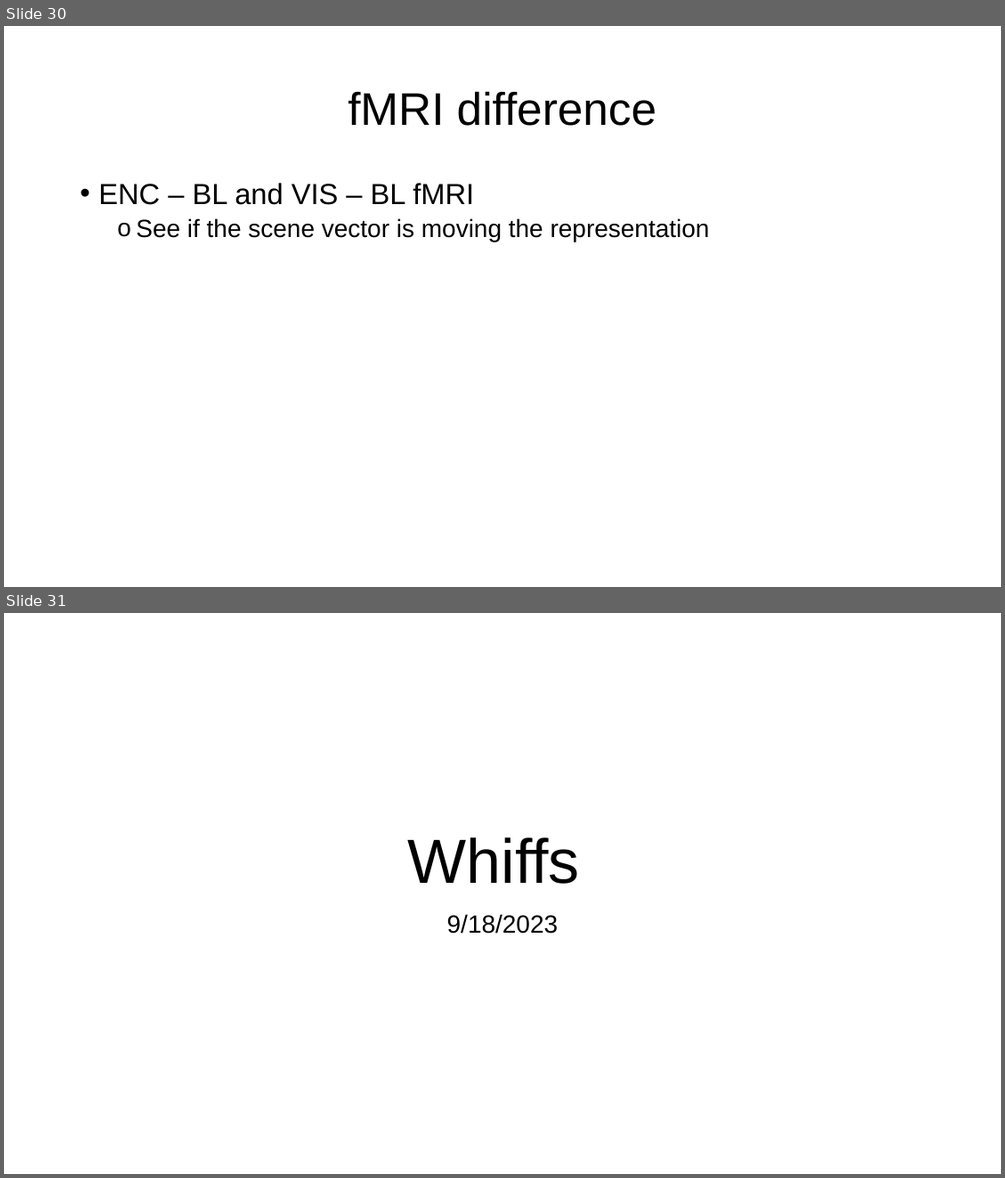
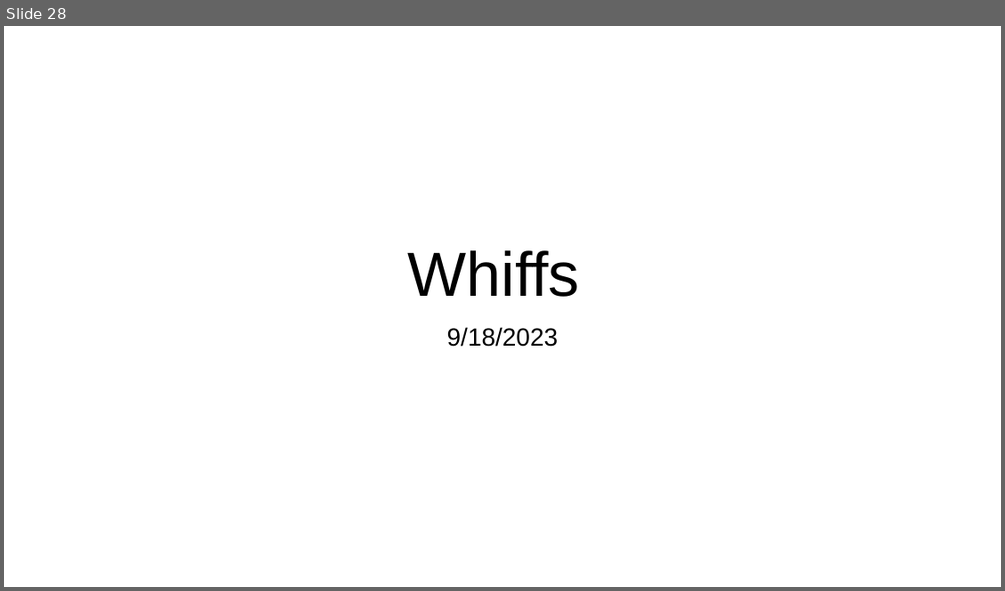
Before and after one commit to paulcbogdan/SchemeRep_PB, a slide deck: docs/SchemeRep_PB_Sep29.pptx. Shown one above the other, each under a label of ours: slides 30 and 31 before the commit, slide 28 after it. The pictures are 1005x1178 and 1005x591 pixels, drawn with LibreOffice and Linux fonts; fonts in the diff are those of the drawing. Boxes give left, top, right and bottom in pixels: in the first picture for what was removed or moved away, otherwise in the second. Text is boxed around its words. In the diff, an @@ line names an element or a change of style, - is before the commit and + after.

```diff
--- a/docs/SchemeRep_PB_Sep29.pptx
+++ b/docs/SchemeRep_PB_Sep29.pptx
@@ slide 30 removed at [4, 26, 1001, 587], background #FFFFFF @@
@@ title removed at [348, 91, 656, 126] @@
-fMRI difference
@@ text removed at [98, 183, 710, 241] @@
-• ENC – BL and VIS – BL fMRI
-  o See if the scene vector is moving the representation
@@ what was slide 31 is now slide 28 @@
```
Also in this commit, not shown: 9 slides changed, 1 slide added, 3 other slides removed, 22 other files.
